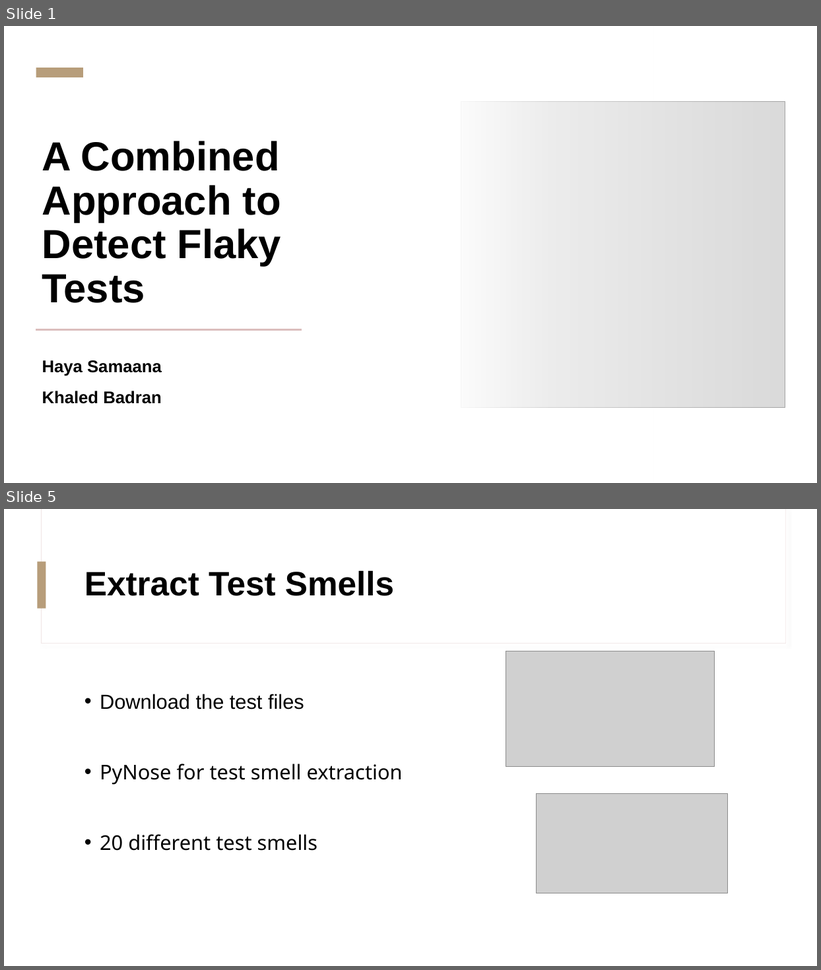
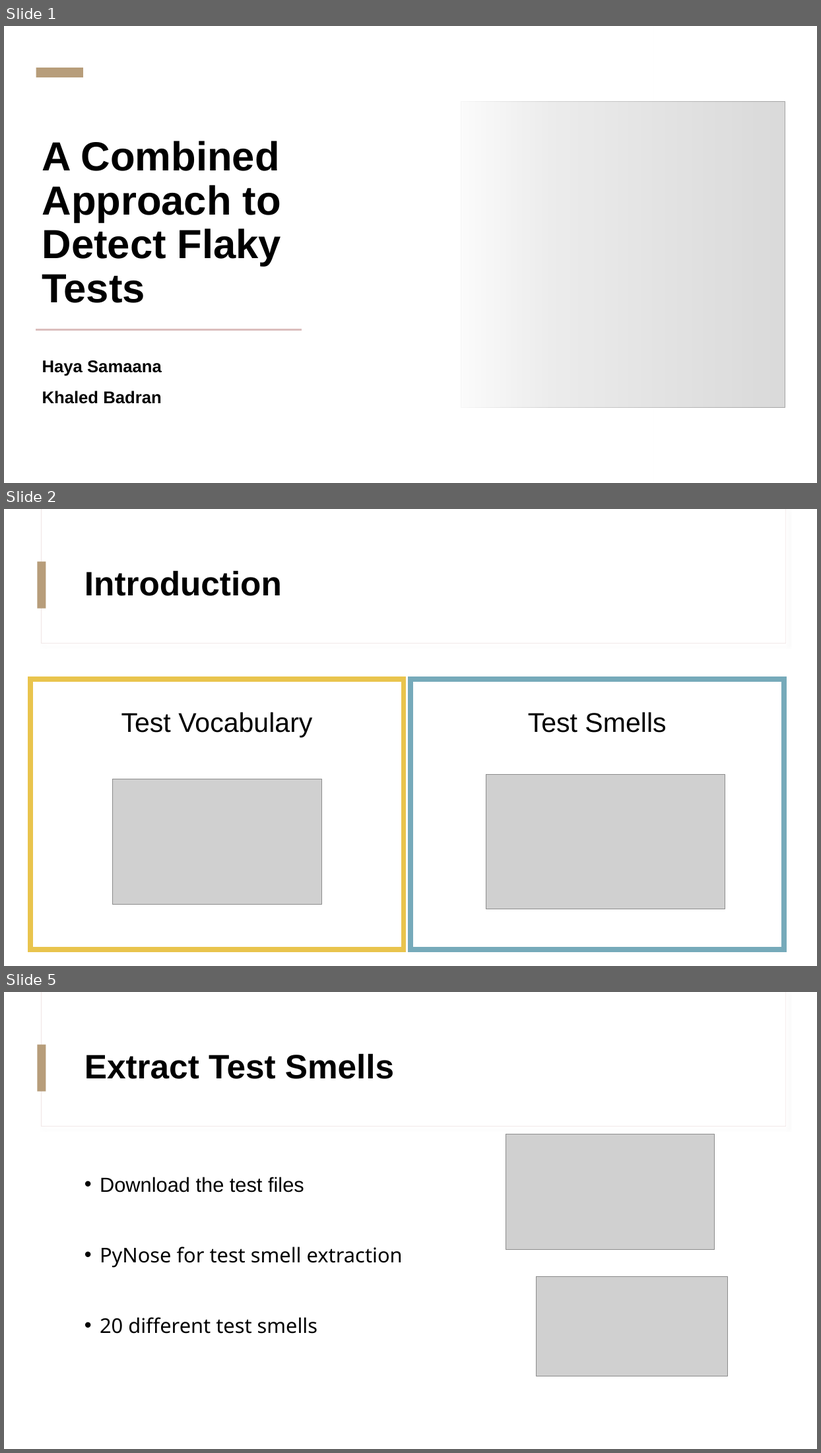
Before and after one commit to KhaledBadran/SOEN7481_Project, a slide deck: A Combined Approach to Detect a Flaky Tests in Python Presentation.pptx. Shown one above the other, each under a label of ours: slides 1 and 5 before the commit, slides 1, 2 and 5 after it; the slides between them are not shown. The pictures are 821x970 and 821x1453 pixels, drawn with LibreOffice and Linux fonts; fonts in the diff are those of the drawing; grey boxes stand for pictures. Boxes give left, top, right and bottom in pixels: in the first picture for what was removed or moved away, otherwise in the second. Text is boxed around its words. In the diff, an @@ line names an element or a change of style, - is before the commit and + after.

```diff
--- a/A Combined Approach to Detect a Flaky Tests in Python Presentation.pptx
+++ b/A Combined Approach to Detect a Flaky Tests in Python Presentation.pptx
@@ slide 2 added at bbox=[4, 509, 817, 966], background #FFFFFF; not listed: 3 template elements that a slide beside it also shows @@
@@ title added at bbox=[85, 570, 282, 596], 40 pt, text #000000, bold @@
+Introduction
@@ rectangle added at bbox=[30, 680, 403, 951], outline #E9C44D 6 pt @@
@@ rectangle added at bbox=[411, 680, 784, 951], outline #76AABA 6 pt @@
@@ text added at bbox=[121, 712, 312, 737], 32 pt, text #000000 @@
+Test Vocabulary
@@ text added at bbox=[528, 712, 666, 733], 32 pt, text #000000 @@
+Test Smells
@@ picture added at bbox=[113, 779, 322, 905] @@
@@ picture added at bbox=[486, 774, 725, 909] @@
```
Also in this commit, not shown: 4 slides changed, 1 slide removed, 1 other file.
